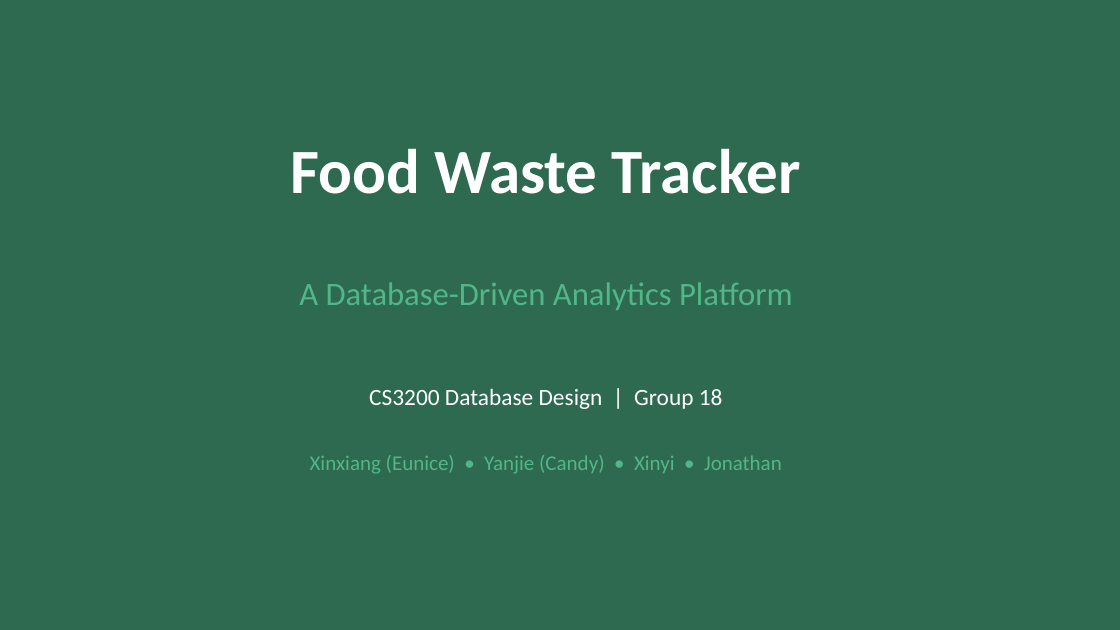
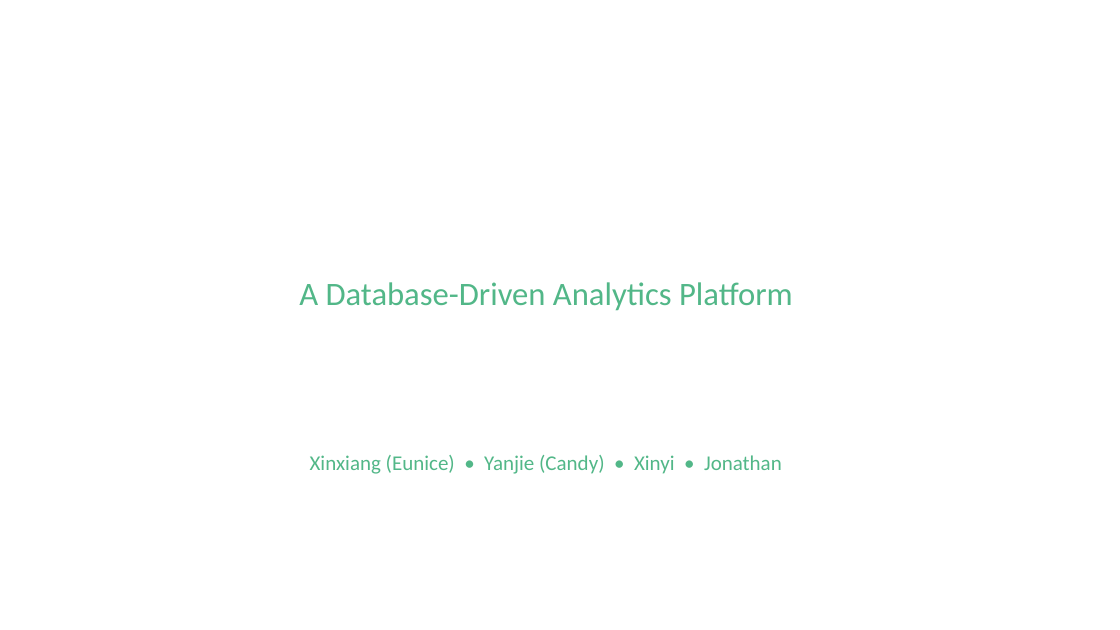
Before and after one commit to jonathan-chamberlin/cs3200-project, a slide deck: slide 1 of presentation/CS3200_Food_Waste_Tracker.pptx. Drawn at 1120x630 pixels with LibreOffice and Linux fonts; fonts in the diff are those of the drawing. Boxes give left, top, right and bottom in pixels: in the first picture for what was removed or moved away, otherwise in the second. Text is boxed around its words. In the diff, an @@ line names an element or a change of style, - is before the commit and + after.

```diff
--- a/presentation/CS3200_Food_Waste_Tracker.pptx
+++ b/presentation/CS3200_Food_Waste_Tracker.pptx
@@ background #2D6A4F to #FFFFFF @@
@@ text removed at bbox=[291, 148, 801, 194] @@
-Food Waste Tracker
@@ text removed at bbox=[369, 388, 723, 409] @@
-CS3200 Database Design | Group 18
```
Also in this commit, not shown: 9 other slides changed, 1 other file.
